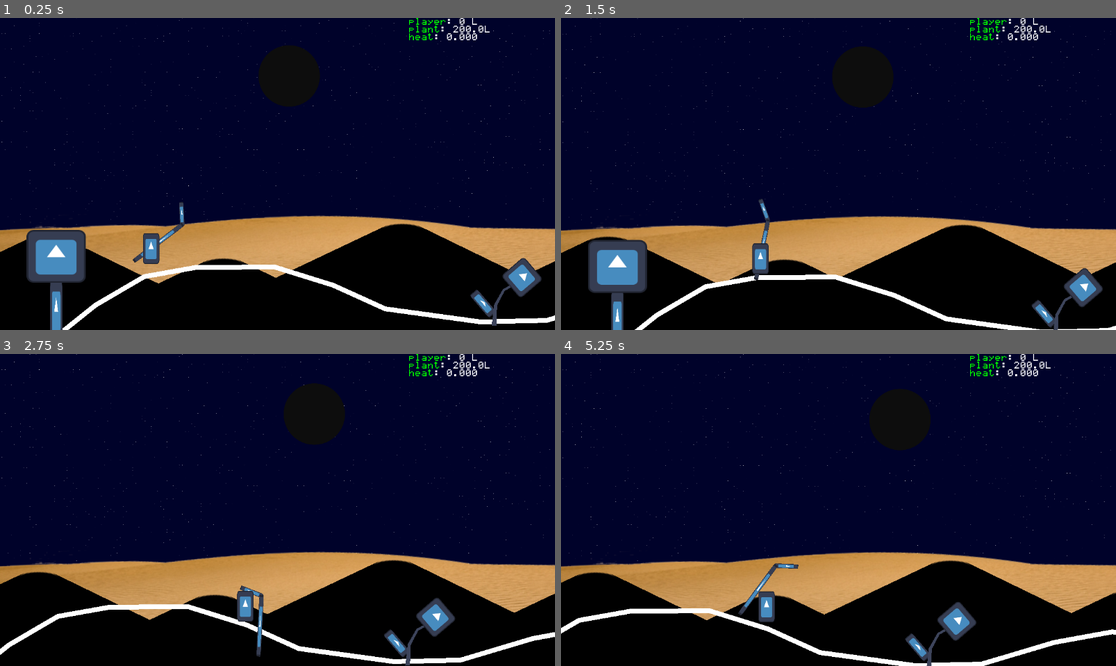
Above: before the commit, frames 1-4 (two rows, left to right).
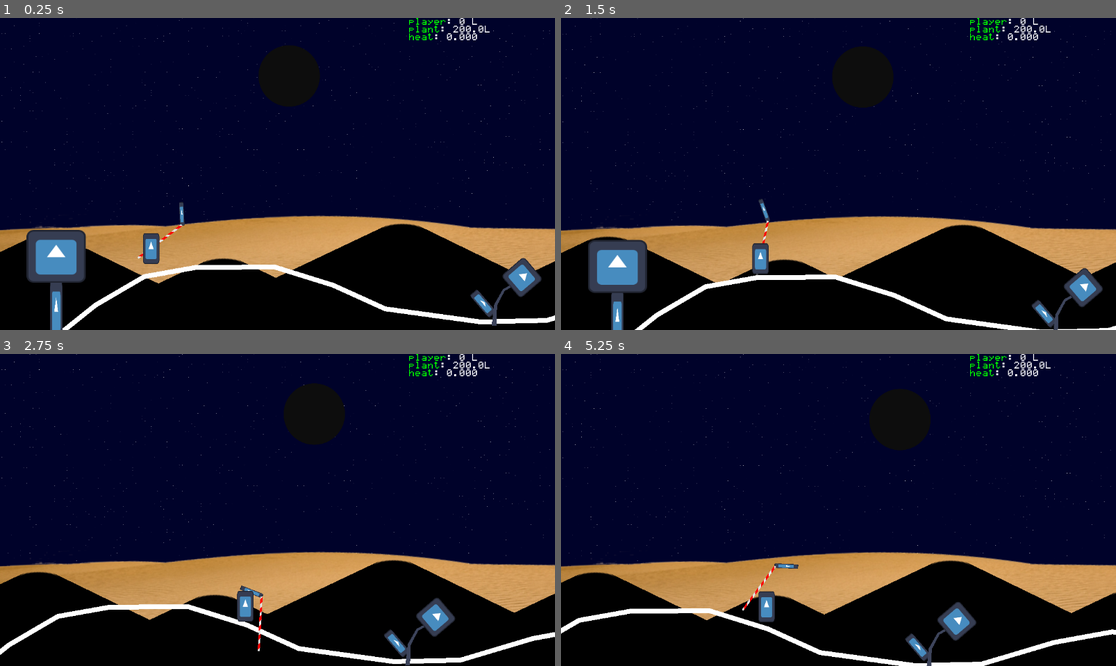
Above: after the commit, the same moments.

Repository: Eptwalabha/ld52
Game: Godot game, scene res://scene/game.tscn
Same seed, same stepped clock (60 frames per second), same inputs: the game is played once before the commit and once after it. The engine's default icon, where the game draws it, is replaced by a stand-in: a white triangle on a blue panel in a dark square.
Inputs:
- Up to frame 1 (0.25 s): no input
- Up to frame 2 (1.5 s): hold E (action) 0.53-1.28 s; hold Right (move_right) from 0.53 s (still down); tap Up (jump) at 0.77 s; tap Space (attack) at 1.35 s
- Up to frame 3 (2.75 s): tap Up (jump) at 1.52 s; release Right (move_right) at 2.03 s; hold Left (move_left) from 2.03 s (still down); hold E (action) from 2.03 s (still down)
- Up to frame 4 (5.25 s): release Left (move_left) at 2.78 s; release E (action) at 2.78 s; hold Right (move_right) 2.78-4.28 s; tap Space (attack) at 2.85, 4.35 s; tap Up (jump) at 3.02, 3.77, 4.52 s; hold E (action) 3.53-4.28 s; hold Left (move_left) 4.28-5.03 s; hold Right (move_right) from 5.03 s (still down); hold E (action) from 5.03 s (still down)

The runs differ from the first frame. In frame 1, 0.1% of the frame differs, in the area x 23-34%, y 65-79%; in frame 2, less than 0.1%; in frame 3, 0.2%; in frame 4, 0.2%, in the area x 31-39%, y 67-84%.

Commit message:
improve bubble

Diff:
--- /dev/null
+++ b/resource/images/straw.svg
@@ -0,0 +1,60 @@
+<?xml version="1.0" encoding="UTF-8" standalone="no"?>
+<!-- Created with Inkscape (http://www.inkscape.org/) -->
+
+<svg
+   width="9.4255171mm"
+   height="233.33012mm"
+   viewBox="0 0 9.4255171 233.33012"
+   version="1.1"
+   id="svg6429"
+   inkscape:version="1.2 (dc2aedaf03, 2022-05-15)"
+   sodipodi:docname="straw.svg"
+   xmlns:inkscape="http://www.inkscape.org/namespaces/inkscape"
+   xmlns:sodipodi="http://sodipodi.sourceforge.net/DTD/sodipodi-0.dtd"
+   xmlns="http://www.w3.org/2000/svg"
+   xmlns:svg="http://www.w3.org/2000/svg">
+  <sodipodi:namedview
+     id="namedview6431"
+     pagecolor="#ffffff"
+     bordercolor="#000000"
+     borderopacity="0.25"
+     inkscape:showpageshadow="2"
+     inkscape:pageopacity="0.0"
+     inkscape:pagecheckerboard="0"
+     inkscape:deskcolor="#d1d1d1"
+     inkscape:document-units="mm"
+     showgrid="false"
+     inkscape:zoom="0.7349537"
+     inkscape:cx="-14.966929"
+     inkscape:cy="417.71339"
+     inkscape:window-width="1920"
+     inkscape:window-height="1005"
+     inkscape:window-x="0"
+     inkscape:window-y="0"
+     inkscape:window-maximized="1"
+     inkscape:current-layer="layer1" />
+  <defs
+     id="defs6426" />
+  <g
+     inkscape:label="Layer 1"
+     inkscape:groupmode="layer"
+     id="layer1"
+     transform="translate(-95.379562,-37.744171)">
+    <g
+       id="g7457"
+       transform="matrix(0.53356356,0,0,1,44.488503,0)">
+      <rect
+         style="font-variation-settings:'wght' 400;fill:#e5e5e5;fill-opacity:0.998383;stroke-width:0.936325;stroke-linecap:round;stroke-opacity:0.639072"
+         id="rect6602"
+         width="17.665092"
+         height="233.33012"
+         x="95.379562"
+         y="37.744171" />
+      <path
+         id="rect6602-0"
+         style="font-variation-settings:'wght' 400;fill:#ff0000;fill-opacity:0.998383;stroke-width:0.79375;stroke-linecap:round;stroke-opacity:0.639072"
+         d="m 91.13981,-77.913274 -6.3e-5,20.397831 17.664943,10.198861 6e-5,-20.397831 z m 34.41872,19.871655 -7e-5,20.397832 17.66495,10.19886 6e-5,-20.397831 z m 30.95438,17.871519 -7e-5,20.397832 17.66539,10.1991186 7e-5,-20.3978316 z m 34.41871,19.871656 -6e-5,20.3978308 17.66494,10.1988602 7e-5,-20.397831 z m 34.26119,19.78070444 3.8e-4,20.39808956 17.66495,10.198861 6e-5,-20.3978315 z m 34.41871,19.87165556 -6e-5,20.397831 17.66539,10.199119 7e-5,-20.397831 z"
+         transform="rotate(60)" />
+    </g>
+  </g>
+</svg>
--- a/scene/player/player.tscn
+++ b/scene/player/player.tscn
@@ -1,8 +1,9 @@
-[gd_scene load_steps=16 format=3 uid="uid://cmw024l2feyww"]
+[gd_scene load_steps=17 format=3 uid="uid://cmw024l2feyww"]
 
 [ext_resource type="Script" path="res://scene/player/player.gd" id="1_pdtgp"]
 [ext_resource type="Texture2D" uid="uid://xp5k4w74fa3o" path="res://icon.svg" id="2_e6uun"]
 [ext_resource type="Texture2D" uid="uid://dsxle7blcgnoi" path="res://resource/images/target.svg" id="2_rjpnl"]
+[ext_resource type="Texture2D" uid="uid://cxirfvbucwxej" path="res://resource/images/straw.svg" id="4_4045j"]
 
 [sub_resource type="CapsuleShape2D" id="CapsuleShape2D_ky3gt"]
 radius = 14.5536
@@ -401,10 +402,10 @@
 texture = ExtResource("2_e6uun")
 
 [node name="Icon2" type="Sprite2D" parent="pivot/straw"]
-position = Vector2(15, -12)
+position = Vector2(18.245, -14.4456)
 rotation = 0.924959
-scale = Vector2(0.0723474, 1)
-texture = ExtResource("2_e6uun")
+scale = Vector2(0.12, 0.129214)
+texture = ExtResource("4_4045j")
 
 [node name="hitbox" type="Area2D" parent="pivot/straw"]
 position = Vector2(64.3062, -50.2465)
--- a/scene/water/water_bubble.tscn
+++ b/scene/water/water_bubble.tscn
@@ -1,10 +1,49 @@
-[gd_scene load_steps=4 format=3 uid="uid://niiqvnrkn5yt"]
+[gd_scene load_steps=7 format=3 uid="uid://niiqvnrkn5yt"]
 
 [ext_resource type="Script" path="res://scene/water/water_bubble.gd" id="1_7euq8"]
 [ext_resource type="Texture2D" uid="uid://d1iimktj5ddjk" path="res://resource/images/bubble.svg" id="2_hsx3a"]
 
 [sub_resource type="CircleShape2D" id="CircleShape2D_btldg"]
 radius = 20.0
+
+[sub_resource type="Animation" id="Animation_n344i"]
+resource_name = "wobble"
+length = 0.3
+loop_mode = 1
+step = 0.05
+tracks/0/type = "value"
+tracks/0/imported = false
+tracks/0/enabled = true
+tracks/0/path = NodePath("Bubble:scale")
+tracks/0/interp = 1
+tracks/0/loop_wrap = true
+tracks/0/keys = {
+"times": PackedFloat32Array(0, 0.15, 0.3),
+"transitions": PackedFloat32Array(1, 1, 1),
+"update": 0,
+"values": [Vector2(0.394558, 0.394558), Vector2(0.44898, 0.272109), Vector2(0.394558, 0.394558)]
+}
+
+[sub_resource type="Animation" id="Animation_w4ovn"]
+length = 0.001
+tracks/0/type = "value"
+tracks/0/imported = false
+tracks/0/enabled = true
+tracks/0/path = NodePath("Bubble:scale")
+tracks/0/interp = 1
+tracks/0/loop_wrap = true
+tracks/0/keys = {
+"times": PackedFloat32Array(0),
+"transitions": PackedFloat32Array(1),
+"update": 0,
+"values": [Vector2(0.394558, 0.394558)]
+}
+
+[sub_resource type="AnimationLibrary" id="AnimationLibrary_yfv6f"]
+_data = {
+"RESET": SubResource("Animation_w4ovn"),
+"wobble": SubResource("Animation_n344i")
+}
 
 [node name="WaterBubble" type="CharacterBody2D"]
 collision_layer = 32
@@ -27,3 +66,9 @@
 gravity = Vector2(0, 490)
 scale_amount_min = 0.0
 scale_amount_max = 0.1
+
+[node name="AnimationPlayer" type="AnimationPlayer" parent="."]
+autoplay = "wobble"
+libraries = {
+"": SubResource("AnimationLibrary_yfv6f")
+}
Not shown, added: resource/images/straw.svg.import
